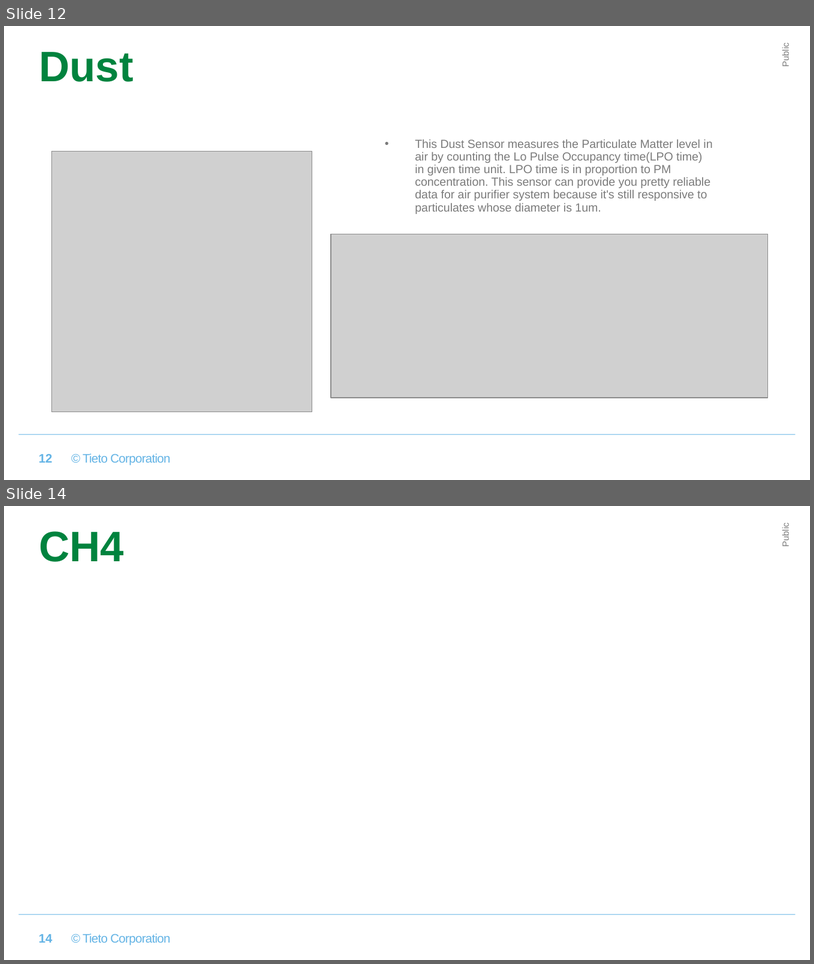
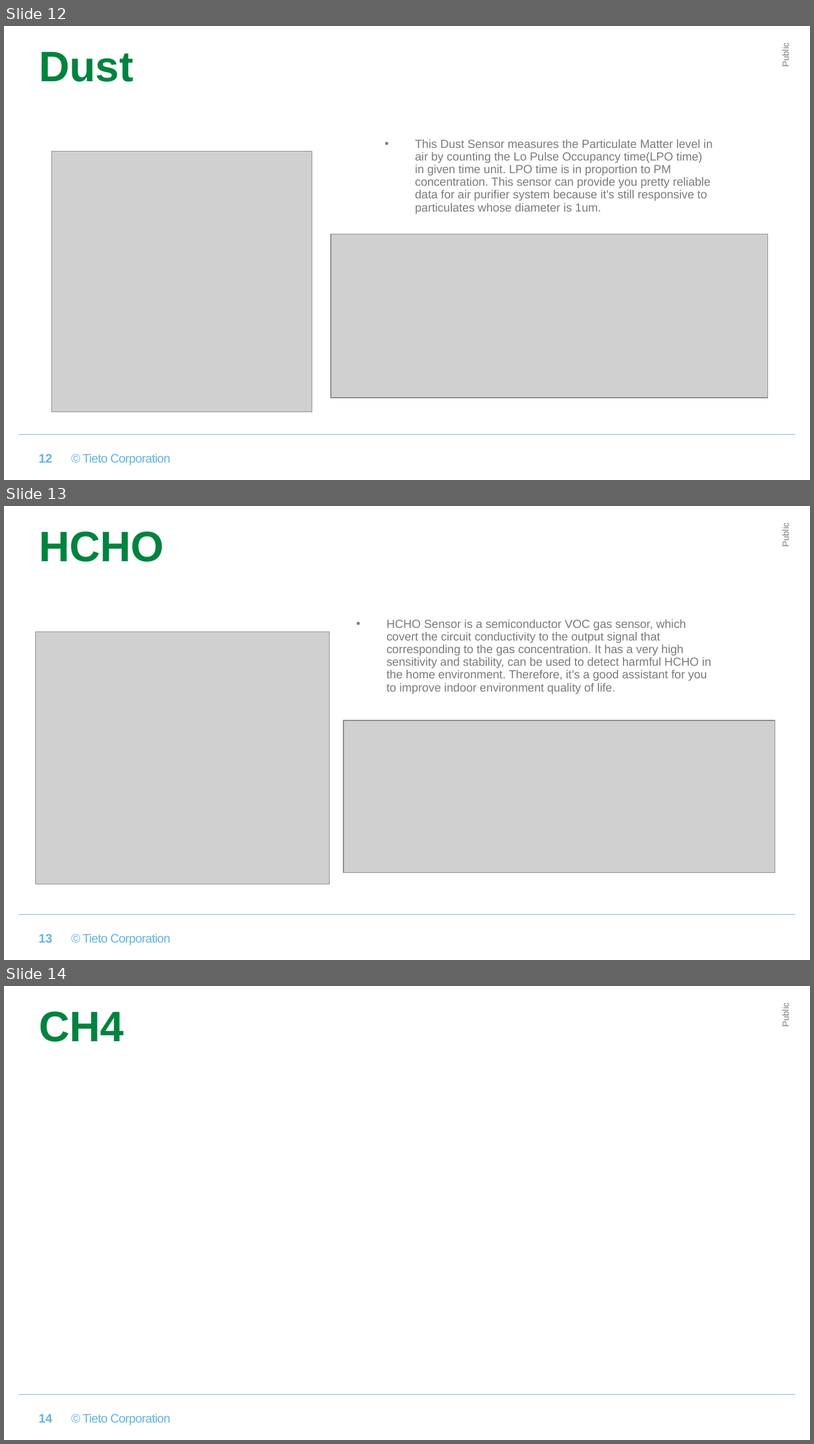
Before and after one commit to xpanhhu/hand-held_environment_monitor, a slide deck: hand-held_environment_monitor_Template.pptx. Shown one above the other, each under a label of ours: slides 12 and 14 before the commit, slides 12, 13 and 14 after it; the slides between them are not shown. The pictures are 814x964 and 814x1444 pixels, drawn with LibreOffice and Linux fonts; fonts in the diff are those of the drawing; grey boxes stand for pictures; background and template pictures are left out. Boxes give left, top, right and bottom in pixels: in the first picture for what was removed or moved away, otherwise in the second. Text is boxed around its words. In the diff, an @@ line names an element or a change of style, - is before the commit and + after.

Commit message:
add HCHO part
add HCHO part

```diff
--- a/hand-held_environment_monitor_Template.pptx
+++ b/hand-held_environment_monitor_Template.pptx
@@ slide 13 added at [4,506,810,960], background #FFFFFF; not listed: 3 template elements that a slide beside it also shows @@
@@ title added at [39,531,164,562], 38 pt, text #00833E, bold @@
+HCHO
@@ text added at [387,619,711,694], 10.5 pt, text #7B7B7B @@
+• HCHO Sensor is a semiconductor VOC gas sensor, which covert the circuit conductivity to the output signal that corresponding to the gas concentration. It has a very high sensitivity and stability, can be used to detect harmful HCHO in the home environment. Therefore, it’s a good assistant for you to improve indoor environment quality of life.
@@ picture added at [35,632,329,884] @@
@@ picture added at [344,721,775,873] @@
@@ page number added at [39,933,53,942], 11 pt, text #62B3E5, bold @@
+13
```
Also in this commit, not shown: 1 slide removed.
